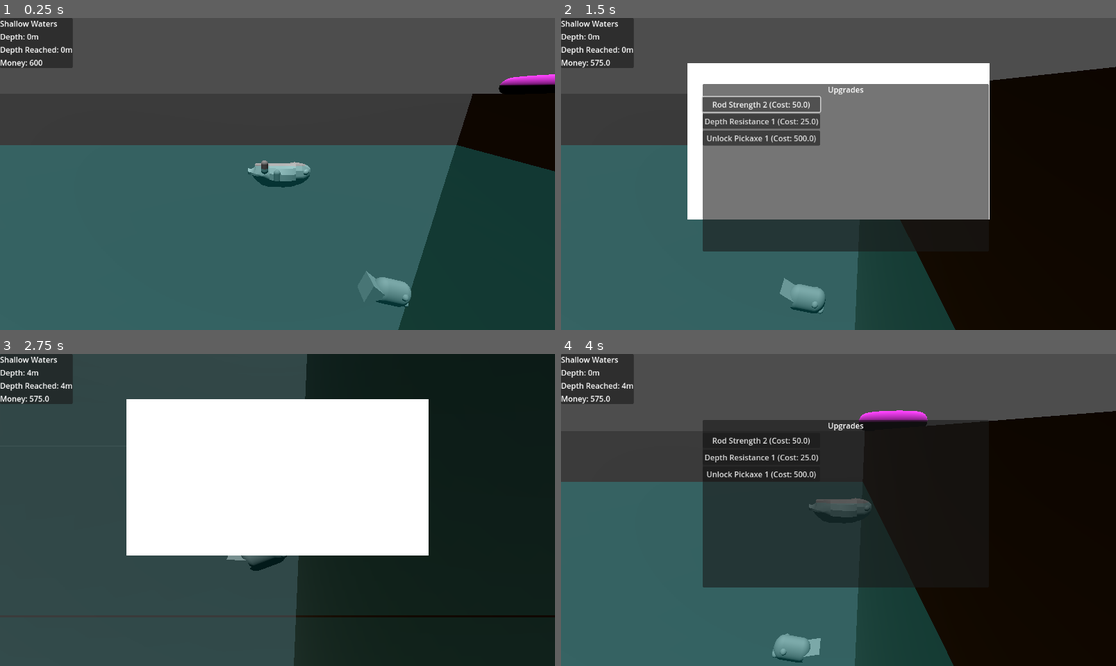
Above: before the commit, frames 1-4 (two rows, left to right).
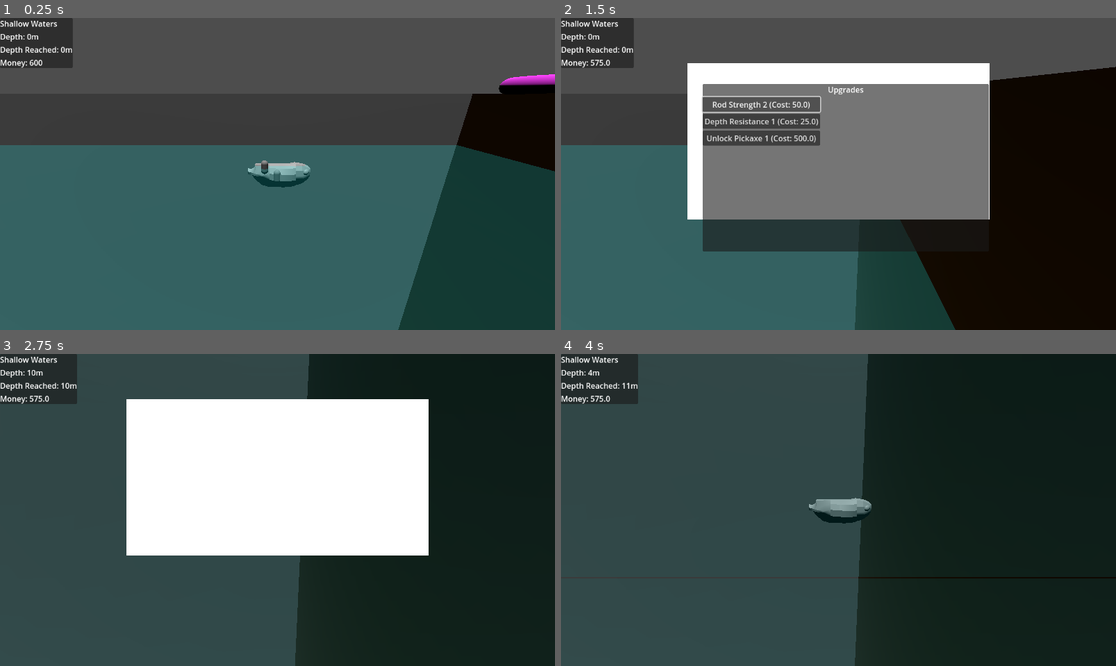
Above: after the commit, the same moments.

Repository: manusfishy/too-fishy
Game: Godot game, scene res://scenes/main_scene.tscn
Same seed, same stepped clock (60 frames per second), same inputs: the game is played once before the commit and once after it.
Inputs (mouse positions are in pixels of both pictures, inside the frame that each line leads up to):
- Up to frame 1 (0.25 s): no input
- Up to frame 2 (1.5 s): move the mouse to (960, 158) at 0.52 s; hold Right (move_right) 0.53-1.25 s; tap Tab (inv_toggle) at 0.6 s; click "Rod Strength 1 (Cost: 25.0)" at 1.25 s
- Up to frame 3 (2.75 s): move the mouse to (166, 525) at 2.02 s; hold Down (move_down) from 2.03 s (still down); click (166, 525) at 2.1 s
- Up to frame 4 (4 s): move the mouse to (894, 441) at 2.77 s; release Down (move_down) at 2.78 s; hold Right (move_right) 2.78-3.53 s; tap Tab (inv_toggle) at 2.85 s; move the mouse to (810, 572) at 3.52 s; hold Up (move_up) from 3.53 s (still down); click (810, 572) at 3.6 s

The runs differ from the first frame. In frame 1, 0.4% of the frame differs, in the area x 65-75%, y 81-93%; in frame 2, 0.5%; in frame 3, 0.8%; in frame 4, 57%, in the area x 0-100%, y 0-100%.

Commit message:
spawn fishes

Diff:
--- a/project.godot
+++ b/project.godot
@@ -19,11 +19,16 @@
 
 GameState="*res://scripts/game_state.gd"
 Strings="*res://scripts/strings.gd"
+FishesConfig="*res://scripts/fishes_config.gd"
 
 [editor]
 
 version_control/plugin_name="GitPlugin"
 version_control/autoload_on_startup=true
+
+[global_group]
+
+fishes=""
 
 [input]
 
--- a/scenes/main_scene.tscn
+++ b/scenes/main_scene.tscn
@@ -1,15 +1,13 @@
-[gd_scene load_steps=15 format=3 uid="uid://vg72e433ggrx"]
+[gd_scene load_steps=13 format=3 uid="uid://vg72e433ggrx"]
 
-[ext_resource type="Script" uid="uid://cwlafd685uclc" path="res://scripts/fish_spawner.gd" id="1_18nlu"]
-[ext_resource type="PackedScene" uid="uid://cojafugiswbsa" path="res://scenes/mobs/dummy_fish.tscn" id="2_c1pb6"]
 [ext_resource type="Material" uid="uid://c5n8hh7lc1h4b" path="res://materials/base_material_3d.tres" id="2_pu3yx"]
 [ext_resource type="Script" uid="uid://co3y5aldsk5jh" path="res://scripts/level.gd" id="3_c16ls"]
 [ext_resource type="Material" uid="uid://jnk0gr5qktqh" path="res://materials/water/surface.tres" id="3_gubc5"]
 [ext_resource type="PackedScene" uid="uid://xqds4eqa4fys" path="res://scenes/section.tscn" id="4_gubc5"]
 [ext_resource type="PackedScene" uid="uid://durrtmu3i450r" path="res://scenes/player.tscn" id="4_pu3yx"]
 [ext_resource type="PackedScene" uid="uid://bekjel2ayhsva" path="res://scenes/level_barrier.tscn" id="5_rt2n2"]
-[ext_resource type="Script" uid="uid://cldevqp1odjtl" path="res://scripts/hud.gd" id="7_c16ls"]
-[ext_resource type="Script" uid="uid://cau06s0ctjwx8" path="res://scripts/upgrades.gd" id="10_6wevv"]
+[ext_resource type="Script" path="res://scripts/hud.gd" id="7_c16ls"]
+[ext_resource type="Script" path="res://scripts/upgrades.gd" id="10_6wevv"]
 
 [sub_resource type="QuadMesh" id="QuadMesh_c16ls"]
 
@@ -20,9 +18,6 @@
 [sub_resource type="Theme" id="Theme_18nlu"]
 
 [node name="Node3D" type="Node3D"]
-script = ExtResource("1_18nlu")
-fish_scene = ExtResource("2_c1pb6")
-spawn_location = Vector3(-4.32, -4.175, 0)
 
 [node name="CharacterBody3D" parent="." instance=ExtResource("4_pu3yx")]
 transform = Transform3D(1, 0, 0, 0, 1, 0, 0, 0, 1, -8.09305, 0, -0.333)
--- a/scenes/section.tscn
+++ b/scenes/section.tscn
@@ -8,9 +8,12 @@
 
 [sub_resource type="QuadMesh" id="QuadMesh_d41wi"]
 
-[node name="Section" type="Node3D" node_paths=PackedStringArray("water")]
+[sub_resource type="QuadMesh" id="QuadMesh_fivou"]
+
+[node name="Section" type="Node3D" node_paths=PackedStringArray("water", "spawn_area")]
 script = ExtResource("1_fivou")
 water = NodePath("Water")
+spawn_area = NodePath("SpawnArea")
 
 [node name="Background" type="MeshInstance3D" parent="."]
 transform = Transform3D(37.64, 0, 0, 0, 25, 0, 0, 0, 1, -15.293, 0, -3.007)
@@ -28,3 +31,16 @@
 
 [node name="LeftBarrier" parent="." instance=ExtResource("2_fivou")]
 transform = Transform3D(1, 0, 0, 0, 1, 0, 0, 0, 1, -29.94, 0, -0.812)
+
+[node name="VisibleOnScreenNotifier" type="VisibleOnScreenNotifier3D" parent="."]
+aabb = AABB(-30, -15, -3, 30, 30, 5)
+
+[node name="SpawnArea" type="MeshInstance3D" parent="."]
+transform = Transform3D(24.286, 0, 0, 0, 20.8576, 0, 0, 0, 1, -14.7917, 0, 0)
+visible = false
+layers = 0
+gi_mode = 0
+mesh = SubResource("QuadMesh_fivou")
+
+[connection signal="screen_entered" from="VisibleOnScreenNotifier" to="." method="screen_entered"]
+[connection signal="screen_exited" from="VisibleOnScreenNotifier" to="." method="screen_exited"]
--- a/scripts/fish.gd
+++ b/scripts/fish.gd
@@ -6,9 +6,12 @@
 @export var max_angle = 30
 @export var difficulty = 0
 @export var rotation_cooldown = .1
+@export var weight = 1
+@export var price = 1
 
 var rotation_cooldown_left = 0
 var speed = 0
+var home_stage: GameState.Stage
 
 func _physics_process(delta: float) -> void:
 	if rotation_cooldown_left > 0:
@@ -23,7 +26,6 @@
 
 		set_z_rotation_and_velocity(deg)
 
-	print(position.y)
 	if position.y >= -0.75:
 		if is_looking_up():
 			var deg = randf_range(min_angle, min_angle/2)
@@ -31,9 +33,16 @@
 
 	move_and_slide()
 
-func initialize(start_position):
+func initialize(start_position, stage, min_speed, max_speed, difficulty, min_weight, max_weight, price_weight_multiplier):
+	self.home_stage = stage
+	self.min_speed = min_speed
+	self.max_speed = max_speed
+	self.difficulty = difficulty
+	self.weight = randf_range(min_weight, max_weight)
+	self.price = round(weight * price_weight_multiplier)
 	speed = randf_range(min_speed, max_speed)
 	position = start_position
+	add_to_group("fishes")
 
 	set_z_rotation_and_velocity(randf_range(min_angle, max_angle))
 
--- /dev/null
+++ b/scripts/fishes_config.gd
@@ -0,0 +1,62 @@
+extends Node
+
+
+
+enum FishType {
+	GOLD_FISH,
+	CLOWN_FISH,
+	RARE_FISH
+}
+
+var fishConfigMap = {
+	FishType.GOLD_FISH: {
+		weight_min = 1,
+		weight_max = 10,
+		price_weight_multiplier = 1,
+		speed_min = 1,
+		speed_max = 2.5,
+		difficulty = 1,
+		scene = preload("res://scenes/mobs/dummy_fish.tscn")
+	},
+	FishType.CLOWN_FISH: {
+		weight_min = 1,
+		weight_max = 5,
+		price_weight_multiplier = 1.2,
+		speed_min = 2,
+		speed_max = 5,
+		difficulty = 1,
+		scene = preload("res://scenes/mobs/dummy_fish.tscn")
+	},
+	FishType.RARE_FISH: {
+		weight_min = 5,
+		weight_max = 10,
+		price_weight_multiplier = 3,
+		speed_min = 0.5,
+		speed_max = 1.5,
+		difficulty = 5,
+		scene = preload("res://scenes/mobs/dummy_fish.tscn")
+	}
+}
+
+var fishSectionMap = {
+	GameState.Stage.SURFACE: {
+		max_fish_amount = 4,
+		spawnRates = {
+			FishType.GOLD_FISH: 1
+		}
+	},
+	GameState.Stage.DEEP: {
+		max_fish_amount = 6,
+		spawnRates = {
+			FishType.GOLD_FISH: .5,
+			FishType.CLOWN_FISH: .5
+		}
+	},
+	GameState.Stage.DEEPER: {
+		max_fish_amount = 4,
+		spawnRates = {
+			FishType.CLOWN_FISH: .9,
+			FishType.RARE_FISH: .1
+		}
+	}
+}
--- a/scripts/section.gd
+++ b/scripts/section.gd
@@ -2,8 +2,10 @@
 
 @export var sectionType: GameState.Stage = GameState.Stage.SURFACE
 @export var water: MeshInstance3D
+@export var spawn_area: MeshInstance3D
 
 var depth: int = 0
+var is_on_screen: bool = false
 
 var materialMap = {
 	GameState.Stage.SURFACE: preload("res://materials/water/surface.tres"),
@@ -16,10 +18,51 @@
 	}
 
 
-
 func setDepth(d: int):
 	depth = d
 	var depthSnapped = snapped(depth, 100)
 	sectionType = GameState.depthStageMap[depthSnapped]
 	water.set_surface_override_material(0, materialMap[sectionType])
 	print("set material to", materialMap[sectionType])
+
+
+
+func spawn_fish(spawn_all: bool = false):
+	if !FishesConfig.fishSectionMap.has(sectionType):
+		print("No fish spawns defined for ", GameState.Stage.keys()[sectionType])
+		return
+	var amount = len(get_tree().get_nodes_in_group("fishes").filter(func(x): return x.home_stage == sectionType))
+	var spawn_aabb = spawn_area.get_aabb()
+	var start_pos = (spawn_aabb.position)
+	var end_pos = (spawn_aabb.position + spawn_aabb.size)
+	while amount < FishesConfig.fishSectionMap[sectionType].max_fish_amount:
+		var r = randf()
+		var spawn_pos = Vector3(randf_range(start_pos.x, end_pos.x), randf_range(start_pos.y, end_pos.y), 1)
+		spawn_pos = to_global(spawn_pos)
+		spawn_pos.z = -0.3
+		var commulative_spawn_rate = 0
+		var spawn_fish_config = null
+		for type in FishesConfig.fishSectionMap[sectionType].spawnRates:
+			commulative_spawn_rate += FishesConfig.fishSectionMap[sectionType].spawnRates[type]
+			if r <= commulative_spawn_rate:
+				spawn_fish_config = FishesConfig.fishConfigMap[type]
+				break
+		var fish = spawn_fish_config.scene.instantiate()
+		fish.initialize(spawn_pos, sectionType,
+			spawn_fish_config.speed_min, spawn_fish_config.speed_max,
+			spawn_fish_config.difficulty,
+			spawn_fish_config.weight_min, spawn_fish_config.weight_max,
+			spawn_fish_config.price_weight_multiplier)
+		add_child(fish)
+		amount += 1
+		if !spawn_all:
+			break
+
+func _ready() -> void:
+	spawn_fish(true)
+
+func screen_entered() -> void:
+	is_on_screen = true
+
+func screen_exited() -> void:
+	is_on_screen = false
Not shown: 1 places in materials/water/deep.tres that only renumber resources
Not shown: 1 places in scenes/section.tscn that only renumber resources
Not shown, added: scripts/fishes_config.gd.uid
